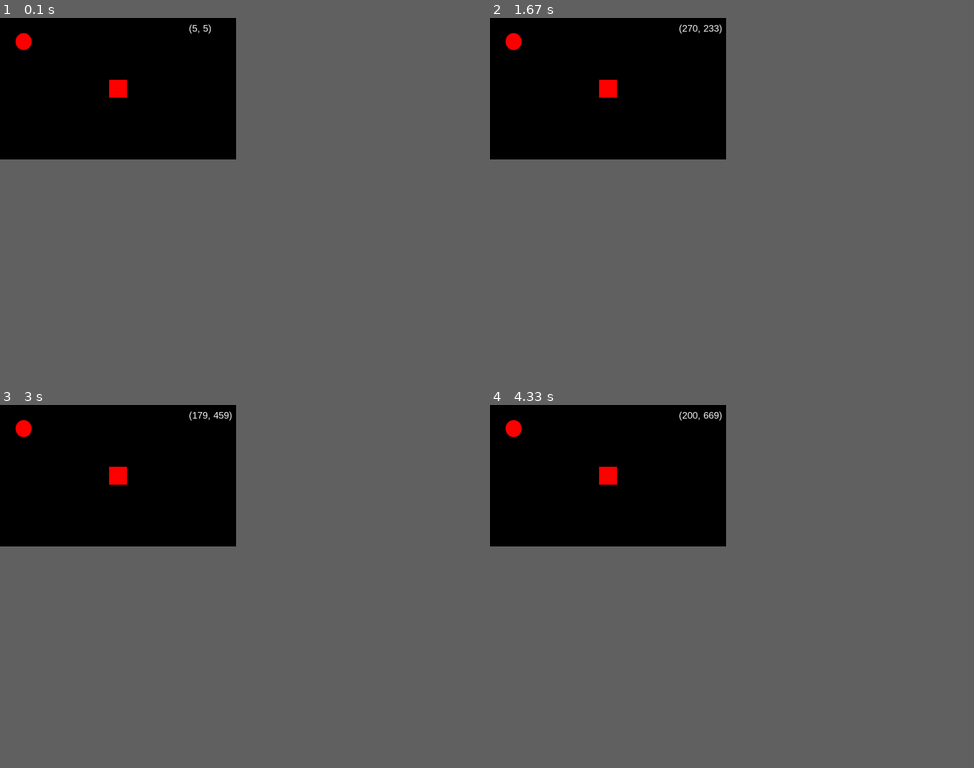
Above: before the commit, frames 1-4 (two rows, left to right).
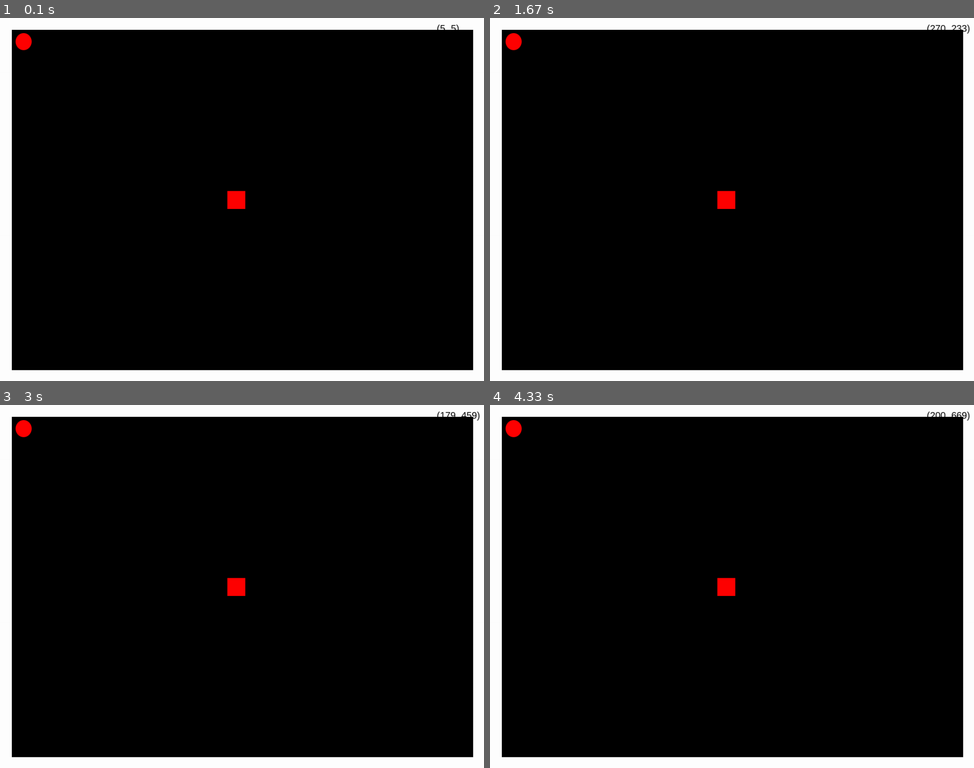
Above: after the commit, the same moments.

Repository: jonalfarlinga/lazars
Game: pygame game, started from lazars_main.py
The game is run twice, just before and just after one commit, with the same random seed, the same clock (stepped at 60 frames per second) and the same inputs.
Inputs (mouse positions are in pixels of both pictures, inside the frame that each line leads up to):
- Up to frame 1 (0.1 s): no input
- Up to frame 2 (1.67 s): click (732, 199) at 0.38 s; click (780, 279) at 0.72 s; click (911, 326) at 1.05 s; click (615, 126) at 1.38 s
- Up to frame 3 (3 s): click (242, 630) at 1.72 s; click (174, 510) at 2.05 s; click (411, 680) at 2.38 s; click (82, 622) at 2.72 s
- Up to frame 4 (4.33 s): click (591, 517) at 3.05 s; click (615, 651) at 3.38 s; click (906, 669) at 3.72 s; click (581, 720) at 4.05 s
The window is 439x263 before the commit and 900x675 after it. Grey fills any space a smaller window leaves; there, only what the larger window draws over its background counts as a difference.

The runs differ from the first frame. In frame 1, 11% of the frame differs, in the area x 0-100%, y 0-100%; in frame 2, 11%; in frame 3, 11%; in frame 4, 11%.

Commit message:
refactoring

Diff:
--- /dev/null
+++ b/debug_me.py
@@ -0,0 +1,17 @@
+import pygame
+
+
+def debug(mouse_pos, screen, sc_width, sprites):
+    font = pygame.font.SysFont("Arial", 20)
+    track = font.render(str(mouse_pos), True, (0, 0, 0))
+    screen.blit(track, (sc_width-100, 10))
+    """ for rect in borders:
+        if rect.collidepoint(mouse_pos):
+            print("COLLISION" + str(rect)) """
+    for sprite in sprites:
+        if hasattr(sprite, "blit_sprite"):
+            sprite.blit_sprite(screen)
+            if sprite.rect.collidepoint(mouse_pos):
+                print("COLLISION" + str(sprite))
+        elif sprite.collidepoint(mouse_pos):
+            print("COLLISION" + str(sprite))
--- a/lazars_main.py
+++ b/lazars_main.py
@@ -2,11 +2,17 @@
 import pygame
 import sys
 import os
+from debug_me import debug
+import maps
 
 
+'''
+set up constants
+'''
 # initialize the pygame module
 pygame.init()
 
+# set max FPS
 FPS = 60
 FramesPerSecond = pygame.time.Clock()
 
@@ -21,16 +27,24 @@
 WHITE = (255, 255, 255)
 
 # initialize assets
-SCREEN_WIDTH = 500
-SCREEN_HEIGHT = 300
+SCREEN_WIDTH = 1024
+SCREEN_HEIGHT = 768
+BORDER_WIDTH = 12
+
+
+'''
+create classes
+'''
 
 
 class Wall(pygame.sprite.Sprite):
-    def __init__(self):
+    def __init__(self, center=None):
         super().__init__()
         self.image = pygame.image.load(os.path.join("assets", "wall.png"))
         self.rect = self.image.get_rect()
-        self.rect.center = (SCREEN_WIDTH//2, SCREEN_HEIGHT//2)
+        if center:
+            self.rect.centerx = center[0]
+            self.rect.centery = center[1]
 
     def blit_sprite(self, surface):
         surface.blit(
@@ -46,6 +60,7 @@
         self.image = pygame.image.load(os.path.join("assets", "player.png"))
         self.rect = self.image.get_rect()
         self.rect.center = (SCREEN_WIDTH//2, SCREEN_HEIGHT//2)
+        self.direction = 180  # facing in degrees
 
     def blit_sprite(self, surface):
         surface.blit(
@@ -54,8 +69,30 @@
                   self.rect.centery-self.image.get_size()[1]//2)
         )
 
+    def laser(self):
+        pass
 
-# create a surface on screen that has the size of 240 x 180
+
+def print_background(screen):
+    screen.fill(BLACK)
+    pygame.draw.lines(
+        screen,
+        WHITE,
+        True,
+        [
+            (0, 0),
+            (0, SCREEN_HEIGHT),
+            (SCREEN_WIDTH, SCREEN_HEIGHT),
+            (SCREEN_WIDTH, 0)
+        ],
+        48
+    )
+
+
+'''
+initialize game environment
+'''
+# create a surface on screen and initialize entities
 screen = pygame.display.set_mode((SCREEN_WIDTH, SCREEN_HEIGHT))
 borders = [
     pygame.draw.line(screen, WHITE, (SCREEN_WIDTH-1, 0), (0, 0)),
@@ -73,9 +110,10 @@
         (SCREEN_WIDTH-1, 0)
     ),
 ]
-wall = Wall()
 walls = pygame.sprite.Group()
-walls.add(wall)
+for place in maps.testmap():
+    wall = Wall(place)
+    walls.add(wall)
 
 player = Player()
 player.rect.center = (50, 50)
@@ -87,17 +125,9 @@
 
     # main loop
     while True:
-        screen.fill(BLACK)
-        point = pygame.mouse.get_pos()
-        track = font.render(str(point), True, WHITE)
-        screen.blit(track, (SCREEN_WIDTH-100, 10))
-        for rect in borders:
-            if rect.collidepoint(point):
-                print("COLLISION" + str(rect))
-        for sprite in walls:
-            sprite.blit_sprite(screen)
-            if sprite.rect.collidepoint(point):
-                print("COLLISION" + str(sprite))
+        print_background(screen)
+        debug(pygame.mouse.get_pos(), screen,
+              SCREEN_WIDTH, borders + walls.sprites())
         player.blit_sprite(screen)
         # event handling, gets all event from the event queue
         for event in pygame.event.get():
--- /dev/null
+++ b/maps.py
@@ -0,0 +1,10 @@
+'''
+map objects
+'''
+
+
+def testmap():
+    map = [
+        (500, 385)
+    ]
+    return map
